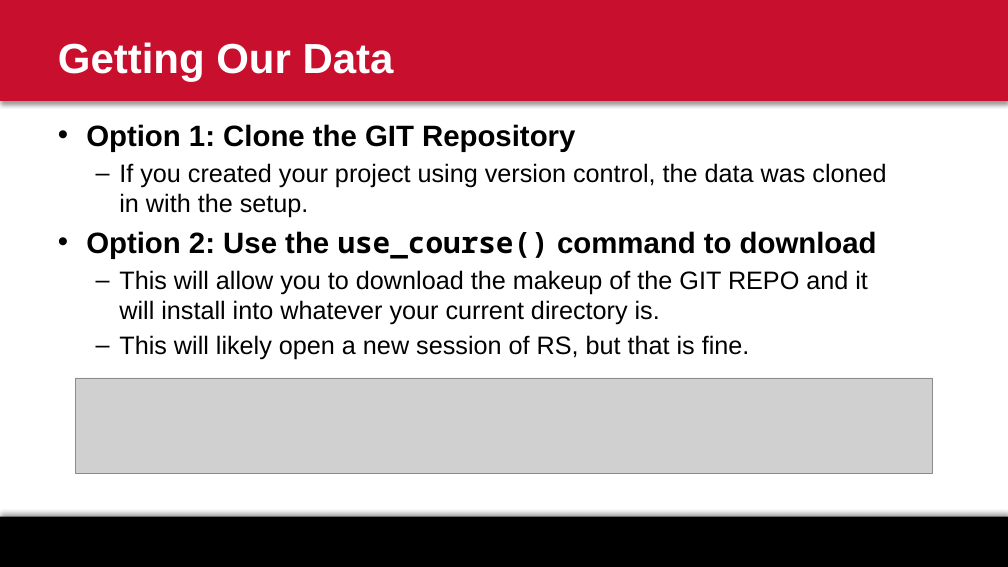
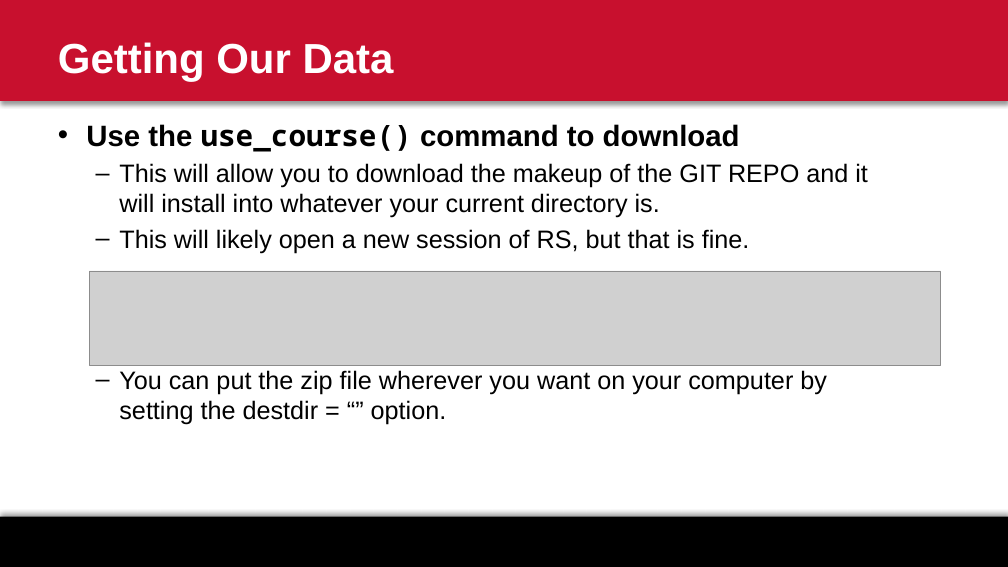
Before and after one commit to jrgroves/Rticulate, a slide deck: slide 19 of Presentation/Rticulate Data - 2026.pptx. Drawn at 1008x567 pixels with LibreOffice and Linux fonts; fonts in the diff are those of the drawing; grey boxes stand for pictures; background and template pictures are left out. Boxes give left, top, right and bottom in pixels: in the first picture for what was removed or moved away, otherwise in the second. Text is boxed around its words. In the diff, an @@ line names an element or a change of style, - is before the commit and + after.

```diff
--- a/Presentation/Rticulate Data - 2026.pptx
+++ b/Presentation/Rticulate Data - 2026.pptx
@@ text at (x1=86, y1=124, x2=740, y2=152): text changed; size 24 to 28 pt; bold on @@
-• Option 1: Clone the GIT Repository
-  – If you created your project using version control, the data was cloned in with the setup.
-• Option 2: Use the use_course() command to download
+• Use the use_course() command to download
@@ picture added at (x1=89, y1=271, x2=941, y2=365) @@
@@ picture removed at (x1=75, y1=378, x2=933, y2=473) @@
@@ text at (x1=119, y1=370, x2=827, y2=425): paragraph added @@
+  – You can put the zip file wherever you want on your computer by setting the destdir = “” option.
```
Also in this commit, not shown: 1 other file.
